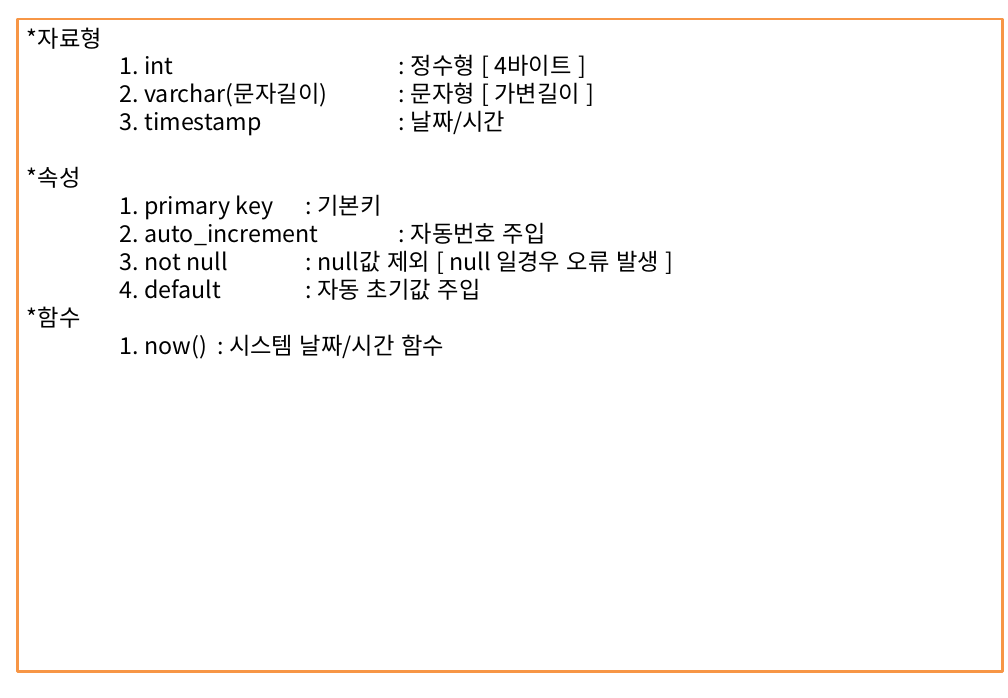
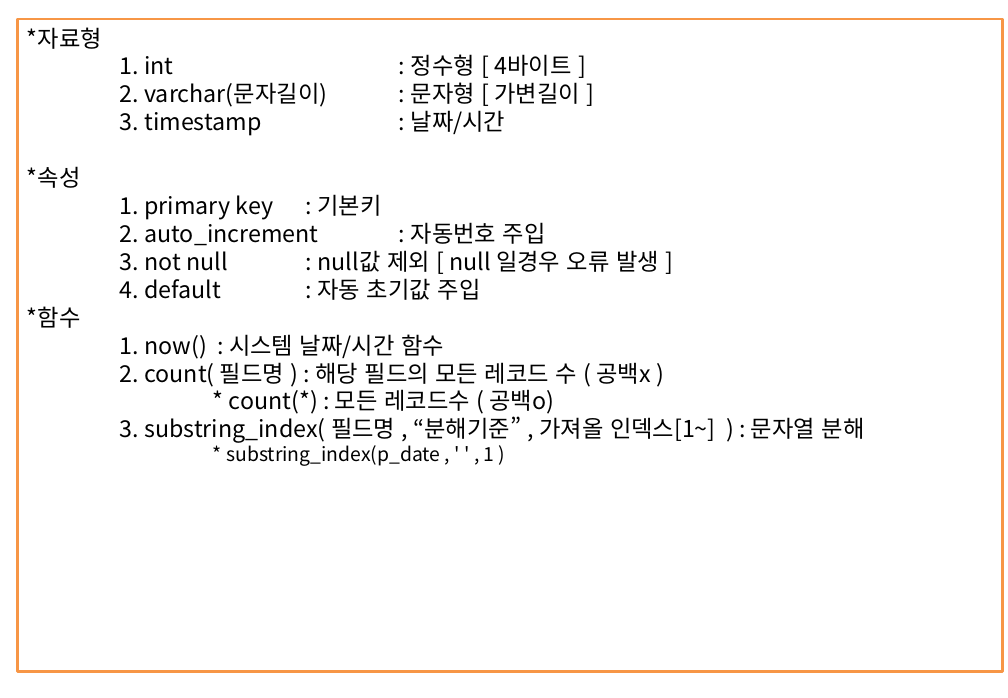
Before and after one commit to itdanja/web_ezen_1, a slide deck: slide 47 of java1/src/정리함/JAVA정리.pptx (slide 45 before the commit). Drawn at 1008x698 pixels with LibreOffice and Linux fonts; fonts in the diff are those of the drawing. Boxes give left, top, right and bottom in pixels: in the first picture for what was removed or moved away, otherwise in the second. Text is boxed around its words. In the diff, an @@ line names an element or a change of style, - is before the commit and + after.

```diff
--- a/java1/src/정리함/JAVA정리.pptx
+++ b/java1/src/정리함/JAVA정리.pptx
@@ text in rectangle at (120,358,865,466): paragraphs added @@
+2. count( 필드명 ) : 해당 필드의 모든 레코드 수 ( 공백x )
+* count(*) : 모든 레코드수 ( 공백o)
+3. substring_index( 필드명 , “분해기준” , 가져올 인덱스[1~] ) : 문자열 분해
+* substring_index(p_date , ' ' , 1 )
```
Also in this commit, not shown: 3 other slides changed, 3 slides added, 5 other files.
